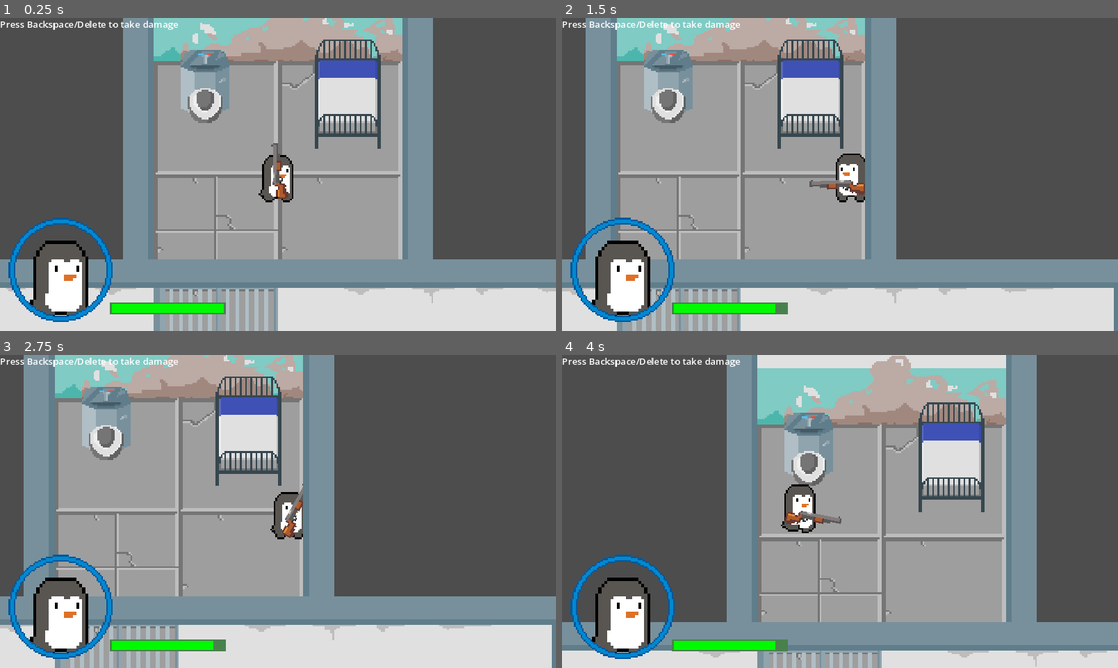
Above: before the commit, frames 1-4 (two rows, left to right).
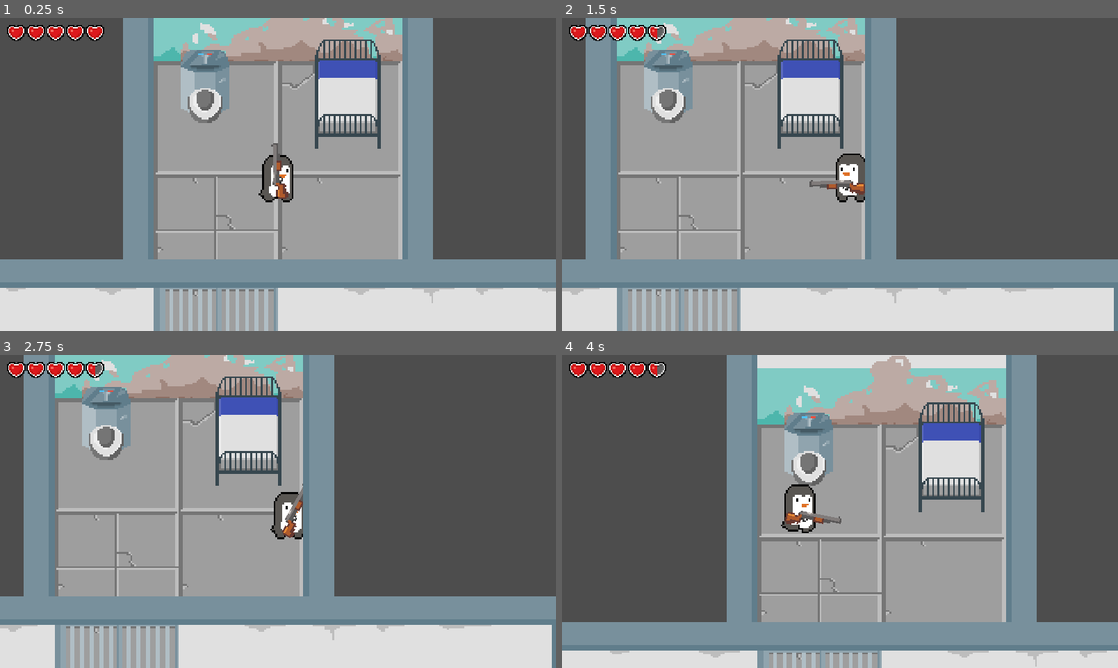
Above: after the commit, the same moments.

Repository: thechristinedo/pebbles-goes-to-penguin-prison
Game: Godot game, scene res://Levels/prison_level.tscn
Same seed, same stepped clock (60 frames per second), same inputs: the game is played once before the commit and once after it.
Inputs (mouse positions are in pixels of both pictures, inside the frame that each line leads up to):
- Up to frame 1 (0.25 s): no input
- Up to frame 2 (1.5 s): tap Enter at 0.5 s; move the mouse to (962, 158) at 0.52 s; hold D (right) 0.53-1.28 s; click (962, 158) at 0.6 s; tap Space at 1.25 s; move the mouse to (728, 190) at 1.27 s; hold Backspace (ui_text_backspace) from 1.28 s (still down); click (728, 190) at 1.35 s
- Up to frame 3 (2.75 s): tap Enter at 2 s; move the mouse to (333, 442) at 2.02 s; release Backspace (ui_text_backspace) at 2.03 s; hold D (right) from 2.03 s (still down); click (333, 442) at 2.1 s
- Up to frame 4 (4 s): tap Space at 2.75 s; move the mouse to (812, 574) at 2.77 s; release D (right) at 2.78 s; hold W (up) 2.78-3.53 s; click (812, 574) at 2.85 s; move the mouse to (1006, 558) at 3.52 s; hold A (left) from 3.53 s (still down); click (1006, 558) at 3.6 s

The runs differ from the first frame. In frame 1, 4.6% of the frame differs, in the area x 0-41%, y 0-98%; in frame 2, 5.0%; in frame 3, 5.0%; in frame 4, 4.4%.

Commit message:
added zelda style health bar
press backspace to take damage

Diff:
--- a/Characters/Pebbles/pebbles.gd
+++ b/Characters/Pebbles/pebbles.gd
@@ -1,20 +1,19 @@
 extends CharacterBody2D
 
-@export var max_health: int = 100
-@export var health: int = max_health
+@export var max_health: int = 10
 @export var move_speed: float = 250
 @export var sprite_2d: Sprite2D
 @export var animation_tree: AnimationTree
 @export var bullet_scene: PackedScene
+
+@onready var health: int = max_health
 
 const LEFT = Vector2(-1, 1)
 const RIGHT = Vector2(1 ,1)
 const FLOAT_TOL = 0.001
 
 signal health_update
-
-func _start():
-	health_update.emit(health, max_health)
+signal pebbles_death
 
 func _physics_process(_delta):
 	var horizontal_movement = \
@@ -38,7 +37,8 @@
 		shoot()
 
 	if Input.is_action_just_pressed("ui_text_backspace"):
-		take_damage(10)
+		take_damage(1)
+
 
 func pick_new_animation_state():
 	if abs(velocity.x) < FLOAT_TOL && abs(velocity.y) < FLOAT_TOL:
@@ -49,7 +49,7 @@
 		animation_tree["parameters/conditions/moving"] = true
 
 func shoot():
-	var bullet = bullet_scene.instantiate()
+	var bullet: Area2D = bullet_scene.instantiate()
 	bullet.global_position = get_node("Gun/Muzzle").global_position
 	bullet.rotation = get_node("Gun").rotation
 	owner.add_child(bullet)
@@ -60,4 +60,5 @@
 	if health <= 0:
 		health = 0
 		print("dead")
+		pebbles_death.emit()
 	health_update.emit(health, max_health)
--- a/Levels/prison_level.tscn
+++ b/Levels/prison_level.tscn
@@ -10,11 +10,14 @@
 [sub_resource type="GDScript" id="GDScript_vtapm"]
 script/source = "extends Node2D
 
-@export var tilemap: TileMap
-@export var player: CharacterBody2D
+@onready var player = $Pebbles
+@onready var player_health_bar = $UI/HeartsContainer
 
 func _ready():
-	$Pebbles.health_update.connect($UI/HealthBarContainer.update_health)
+	player.health_update.connect(player_health_bar.set_health)
+
+	# health bar needs to be initialized here for some reason
+	player.emit_signal(\"health_update\", player.max_health, player.max_health)
 
 func _physics_process(_delta):
 	pass
@@ -145,11 +148,9 @@
 navigation_layer_0/layers = 1
 sources/0 = SubResource("TileSetAtlasSource_gbd6w")
 
-[node name="PrisonLevel" type="Node2D" node_paths=PackedStringArray("tilemap", "player")]
+[node name="PrisonLevel" type="Node2D"]
 y_sort_enabled = true
 script = SubResource("GDScript_vtapm")
-tilemap = NodePath("TileMap")
-player = NodePath("Pebbles")
 
 [node name="UI" parent="." instance=ExtResource("1_hmlgx")]
 
--- a/User Interface/UI.tscn
+++ b/User Interface/UI.tscn
@@ -1,72 +1,19 @@
-[gd_scene load_steps=7 format=3 uid="uid://rmujglsn8iev"]
+[gd_scene load_steps=2 format=3 uid="uid://rmujglsn8iev"]
 
-[ext_resource type="Script" path="res://User Interface/HealthBar.gd" id="1_20mkp"]
-[ext_resource type="Texture2D" uid="uid://nvqcrtj2c3d" path="res://User Interface/Sprites/ui-portrait-mask.png" id="2_cv7ry"]
-[ext_resource type="Texture2D" uid="uid://bwav7q7ueswpj" path="res://User Interface/Sprites/ui-portrait.png" id="2_oy7xy"]
-[ext_resource type="Texture2D" uid="uid://m2kfh6iaatj1" path="res://pebbles.png" id="2_qqssd"]
-[ext_resource type="Shader" path="res://User Interface/pebbles_portrait.gdshader" id="2_uy2a6"]
-
-[sub_resource type="ShaderMaterial" id="ShaderMaterial_mp7ub"]
-shader = ExtResource("2_uy2a6")
-shader_parameter/mask = ExtResource("2_cv7ry")
+[ext_resource type="PackedScene" uid="uid://bsoksr3gujxxx" path="res://User Interface/heart-container-ui.tscn" id="1_so4eh"]
 
 [node name="UI" type="CanvasLayer"]
 
-[node name="Label" type="Label" parent="."]
-offset_right = 40.0
-offset_bottom = 23.0
-text = "Press Backspace/Delete to take damage"
-
-[node name="Pebbles" type="TextureRect" parent="."]
-material = SubResource("ShaderMaterial_mp7ub")
-anchors_preset = 2
-anchor_top = 1.0
+[node name="Control" type="Control" parent="."]
+layout_mode = 3
+anchors_preset = 15
+anchor_right = 1.0
 anchor_bottom = 1.0
-offset_left = 20.0
-offset_top = -182.0
-offset_right = 190.0
-offset_bottom = -12.0
-grow_vertical = 0
-texture = ExtResource("2_qqssd")
-
-[node name="PebblesFrame" type="TextureRect" parent="Pebbles"]
-layout_mode = 1
-anchors_preset = 8
-anchor_left = 0.5
-anchor_top = 0.5
-anchor_right = 0.5
-anchor_bottom = 0.5
-offset_left = -90.0
-offset_top = -98.0
-offset_right = 90.0
-offset_bottom = 82.0
 grow_horizontal = 2
 grow_vertical = 2
-texture = ExtResource("2_oy7xy")
 
-[node name="HealthBarContainer" type="ColorRect" parent="."]
-anchors_preset = 2
-anchor_top = 1.0
-anchor_bottom = 1.0
-offset_left = 190.0
-offset_top = -49.0
-offset_right = 390.0
-offset_bottom = -29.0
-grow_vertical = 0
-color = Color(0.286275, 0.505882, 0.301961, 1)
-script = ExtResource("1_20mkp")
-
-[node name="HealthBar" type="ColorRect" parent="HealthBarContainer"]
-layout_mode = 1
-anchors_preset = 8
-anchor_left = 0.5
-anchor_top = 0.5
-anchor_right = 0.5
-anchor_bottom = 0.5
-offset_left = -97.0
-offset_top = -8.0
-offset_right = 97.0
-offset_bottom = 8.0
-grow_horizontal = 2
-grow_vertical = 2
-color = Color(0, 0.980392, 0, 1)
+[node name="HeartsContainer" parent="." instance=ExtResource("1_so4eh")]
+offset_left = 12.0
+offset_top = 12.0
+offset_right = 12.0
+offset_bottom = 12.0
--- /dev/null
+++ b/User Interface/heart-container-ui.gd
@@ -0,0 +1,28 @@
+extends HBoxContainer
+
+@onready var heart_ui = preload("res://User Interface/heart-ui.tscn")
+
+var hearts_ready: bool = false
+
+func init_health(max_health: int):
+	for i in range(ceili(max_health / 2.0)):
+		var heart = heart_ui.instantiate()
+		heart.set_heart_condition(0)
+		add_child(heart)
+
+func set_health(health: int, max_health: int):
+	if !hearts_ready:
+		init_health(max_health)
+		hearts_ready = true
+	var all_hearts: int = ceili(max_health / 2.0)
+	var full_hearts: int = floori(health / 2.0)
+	var carry: bool = health % 2 == 1
+	for i in range(all_hearts):
+		var heart = get_child(i)
+		if i < full_hearts:
+			heart.set_heart_condition(2)
+		else:
+			heart.set_heart_condition(0)
+	if carry:
+		var heart = get_child(full_hearts)
+		heart.set_heart_condition(1)
--- /dev/null
+++ b/User Interface/heart-container-ui.tscn
@@ -0,0 +1,13 @@
+[gd_scene load_steps=2 format=3 uid="uid://bsoksr3gujxxx"]
+
+[ext_resource type="Script" path="res://User Interface/heart-container-ui.gd" id="1_g5bxc"]
+
+[node name="HeartsContainer" type="HBoxContainer"]
+anchors_preset = 15
+anchor_right = 1.0
+anchor_bottom = 1.0
+grow_horizontal = 2
+grow_vertical = 2
+scale = Vector2(2, 2)
+theme_override_constants/separation = 1
+script = ExtResource("1_g5bxc")
--- /dev/null
+++ b/User Interface/heart-ui.gd
@@ -0,0 +1,12 @@
+extends Panel
+
+func set_heart_condition(heartCondition: int):
+	var heart_sprite: Sprite2D = $HeartSprite
+	if heartCondition == 0:
+		heart_sprite.frame = 2
+	elif heartCondition == 1:
+		heart_sprite.frame = 1
+	elif heartCondition == 2:
+		heart_sprite.frame = 0
+	else:
+		push_error("wrong heart condition in heart ui!")
--- /dev/null
+++ b/User Interface/heart-ui.tscn
@@ -0,0 +1,17 @@
+[gd_scene load_steps=3 format=3 uid="uid://cptq1jwa8r4fb"]
+
+[ext_resource type="Script" path="res://User Interface/heart-ui.gd" id="1_t7qxp"]
+[ext_resource type="Texture2D" uid="uid://cqdgyu81gnbek" path="res://User Interface/Sprites/hearts-spritesheet.png" id="1_xcu0l"]
+
+[node name="HeartUI" type="Panel"]
+self_modulate = Color(1, 1, 1, 0)
+custom_minimum_size = Vector2(16, 14)
+offset_right = 16.0
+offset_bottom = 14.0
+script = ExtResource("1_t7qxp")
+
+[node name="HeartSprite" type="Sprite2D" parent="."]
+position = Vector2(0, -1)
+texture = ExtResource("1_xcu0l")
+centered = false
+hframes = 3
--- /dev/null
+++ b/User Interface/ui.gd
@@ -0,0 +1,12 @@
+extends Label
+
+class_name UI
+
+@onready var test_label = %Label
+
+var test_text = "Hello World":
+	set(new_test_text):
+		test_label.text = new_test_text
+
+func _update_text():
+	pass
Binary file added: User Interface/Sprites/hearts-spritesheet.png
Not shown, added: User Interface/Sprites/hearts-spritesheet.png.import
Binary file added: User Interface/Sprites/shotgun-shells.png
Not shown, added: User Interface/Sprites/shotgun-shells.png.import
